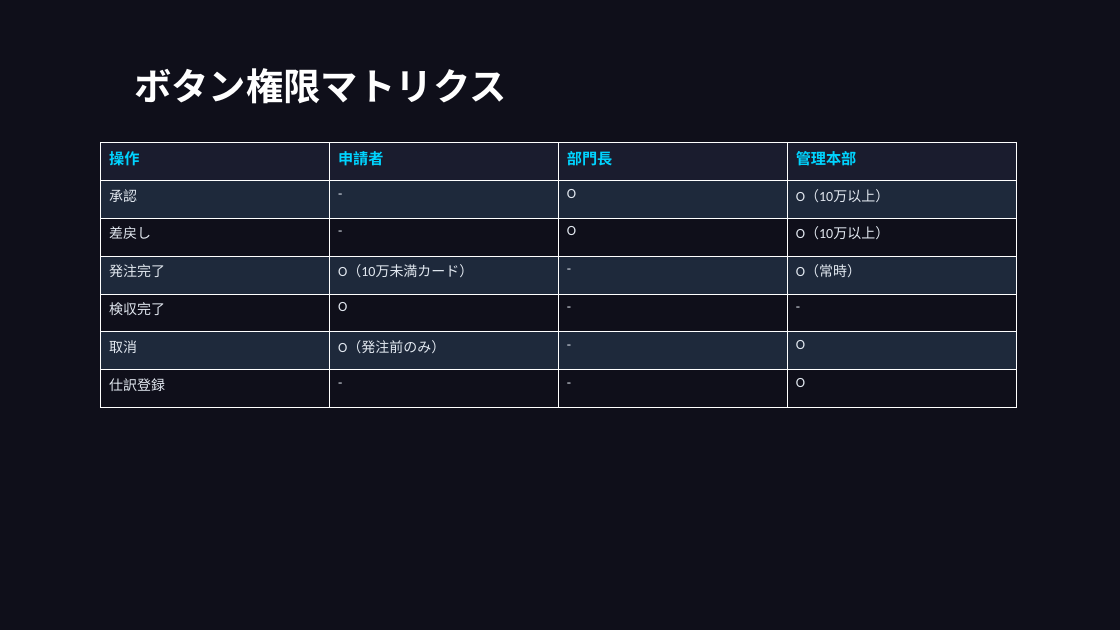
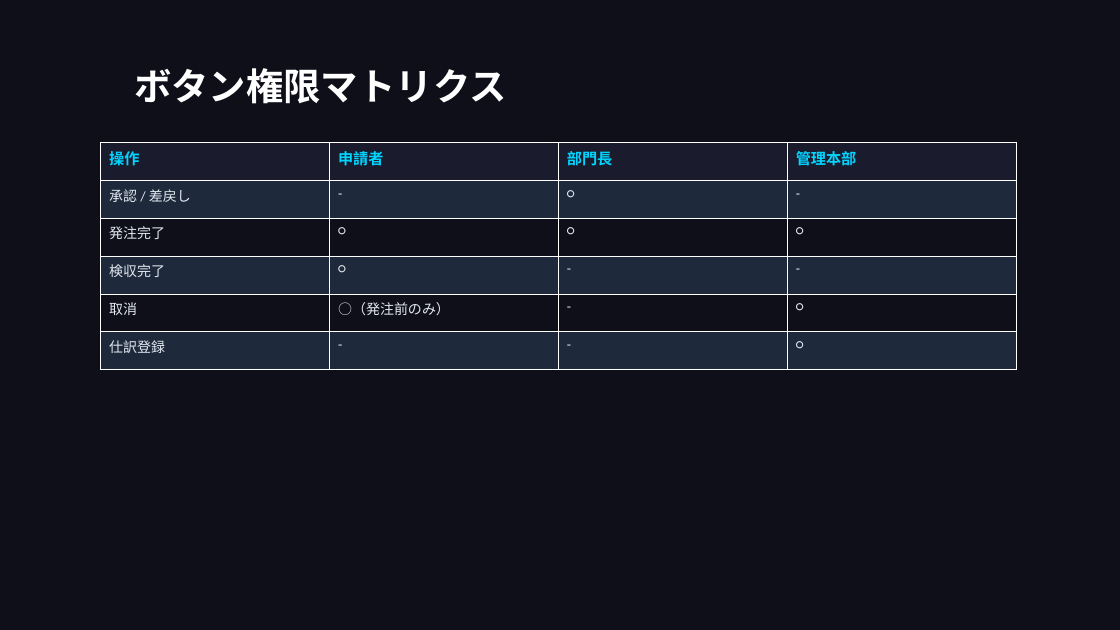
Before and after one commit to takeshiizawa123/next-procurement-poc, a slide deck: slide 13 of docs/operational-guide.pptx. Drawn at 1120x630 pixels with LibreOffice and Linux fonts; fonts in the diff are those of the drawing. Boxes give left, top, right and bottom in pixels: in the first picture for what was removed or moved away, otherwise in the second. Text is boxed around its words. In the diff, an @@ line names an element or a change of style, - is before the commit and + after.

```diff
--- a/docs/operational-guide.pptx
+++ b/docs/operational-guide.pptx
@@ table at (101,143,1018,370) @@
-row 2: 承認 | - | O | O（10万以上）
-row 3: 差戻し | - | O | O（10万以上）
-row 4: 発注完了 | O（10万未満カード） | - | O（常時）
-row 5: 検収完了 | O | - | -
-row 6: 取消 | O（発注前のみ） | - | O
-row 7: 仕訳登録 | - | - | O
+row 2: 承認 / 差戻し | - | ○ | -
+row 3: 発注完了 | ○ | ○ | ○
+row 4: 検収完了 | ○ | - | -
+row 5: 取消 | ○（発注前のみ） | - | ○
+row 6: 仕訳登録 | - | - | ○
```
Also in this commit, not shown: 9 other slides changed, 1 slide removed, 5 other files.
